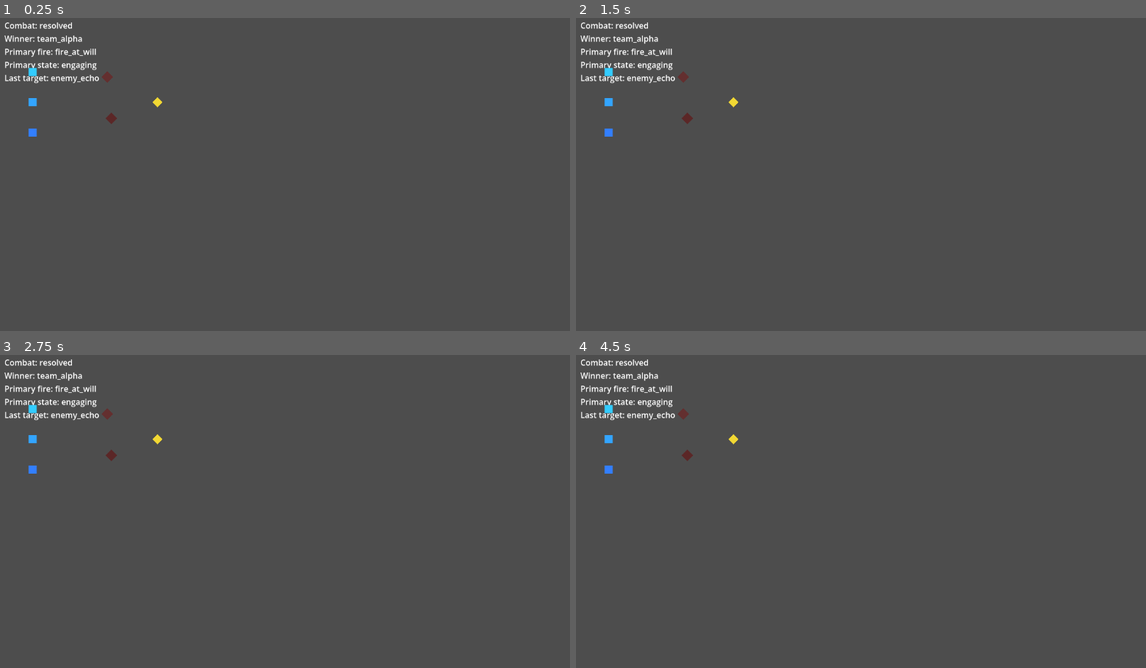
Above: before the commit, frames 1-4 (two rows, left to right).
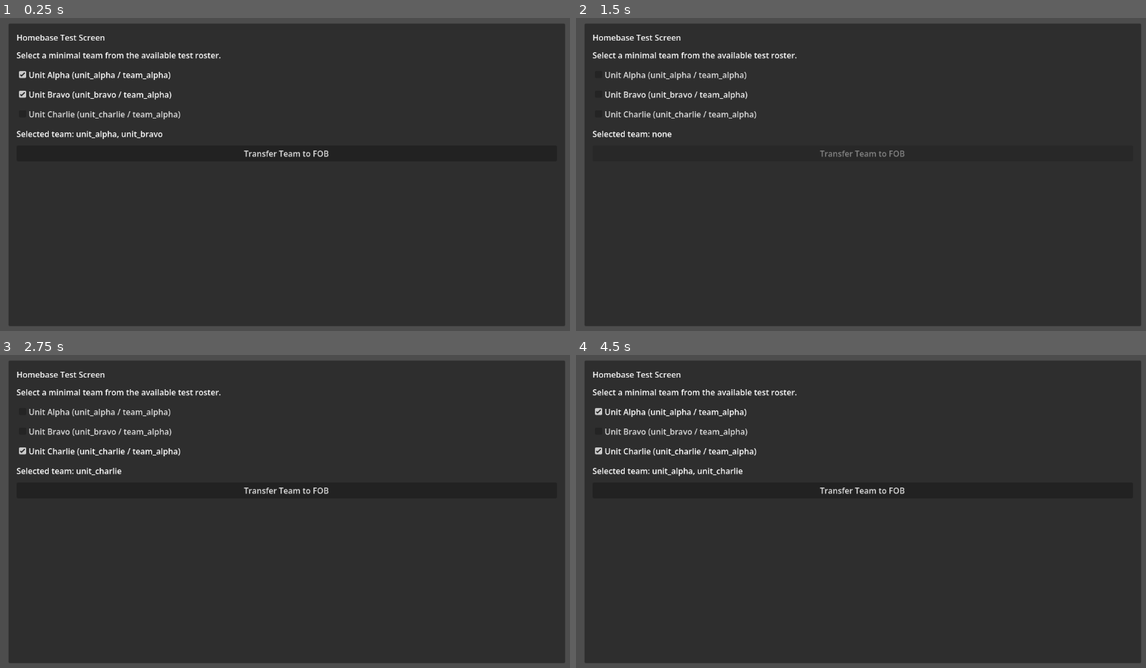
Above: after the commit, the same moments.

Repository: 0klabauta0-jpg/Sternenbuergerchen
Game: Godot game, scene res://scenes/meta/meta_layer_test.tscn
Same seed, same stepped clock (60 frames per second), same inputs: the game is played once before the commit and once after it. Before the commit the project starts from res://scenes/tests/mission_reactivity_test.tscn.
Inputs (mouse positions are in pixels of both pictures, inside the frame that each line leads up to):
- Up to frame 1 (0.25 s): no input
- Up to frame 2 (1.5 s): click (861, 74) at 0.5 s, where only the run after the commit has a clickable "Unit Alpha (unit_alpha / team…"; click (861, 93) at 1.25 s, where only the run after the commit has a clickable "Unit Bravo (unit_bravo / team…"
- Up to frame 3 (2.75 s): click (285, 452) at 2 s, where only the run after the commit has a clickable "Unit Charlie (unit_charlie / …"
- Up to frame 4 (4.5 s): click (861, 489) at 2.75 s, where only the run after the commit has a clickable "Transfer Team to FOB"; click (633, 442) at 3.5 s, where only the run after the commit has a clickable "Back to Homebase"; click (861, 411) at 4.25 s, where only the run after the commit has a clickable "Unit Alpha (unit_alpha / team…"

The runs differ from the first frame. In frame 1, 94% of the frame differs, in the area x 0-100%, y 1-99%; in frame 2, 94%; in frame 3, 94%; in frame 4, 94%.

Commit message:
Add minimal homebase and FOB meta layer

Diff:
--- a/project.godot
+++ b/project.godot
@@ -11,7 +11,7 @@
 [application]
 
 config/name="Sternenbuergerchen"
-run/main_scene="res://scenes/tests/mission_reactivity_test.tscn"
+run/main_scene="res://scenes/meta/meta_layer_test.tscn"
 config/features=PackedStringArray("4.6", "Forward Plus")
 config/icon="res://icon.svg"
 
--- /dev/null
+++ b/scenes/meta/fob_test_screen.tscn
@@ -0,0 +1,62 @@
+[gd_scene load_steps=2 format=3]
+
+[ext_resource type="Script" path="res://scripts/meta/fob_screen.gd" id="1_script"]
+
+[node name="FOBScreen" type="Control"]
+visible = false
+layout_mode = 3
+anchors_preset = 15
+anchor_right = 1.0
+anchor_bottom = 1.0
+grow_horizontal = 2
+grow_vertical = 2
+script = ExtResource("1_script")
+
+[node name="Panel" type="PanelContainer" parent="."]
+layout_mode = 1
+anchors_preset = 15
+anchor_right = 1.0
+anchor_bottom = 1.0
+offset_left = 24.0
+offset_top = 24.0
+offset_right = -24.0
+offset_bottom = -24.0
+grow_horizontal = 2
+grow_vertical = 2
+
+[node name="Margin" type="MarginContainer" parent="Panel"]
+layout_mode = 2
+theme_override_constants/margin_left = 16
+theme_override_constants/margin_top = 16
+theme_override_constants/margin_right = 16
+theme_override_constants/margin_bottom = 16
+
+[node name="VBox" type="VBoxContainer" parent="Panel/Margin"]
+layout_mode = 2
+theme_override_constants/separation = 12
+
+[node name="TitleLabel" type="Label" parent="Panel/Margin/VBox"]
+layout_mode = 2
+text = "FOB Test Screen"
+
+[node name="SubtitleLabel" type="Label" parent="Panel/Margin/VBox"]
+layout_mode = 2
+text = "Review the transferred team and start the existing mission test scene."
+autowrap_mode = 3
+
+[node name="TeamStatusLabel" type="Label" parent="Panel/Margin/VBox"]
+layout_mode = 2
+text = "FOB team: none"
+autowrap_mode = 3
+
+[node name="ButtonRow" type="HBoxContainer" parent="Panel/Margin/VBox"]
+layout_mode = 2
+theme_override_constants/separation = 12
+
+[node name="BackButton" type="Button" parent="Panel/Margin/VBox/ButtonRow"]
+layout_mode = 2
+text = "Back to Homebase"
+
+[node name="StartMissionButton" type="Button" parent="Panel/Margin/VBox/ButtonRow"]
+layout_mode = 2
+text = "Start Mission"
--- /dev/null
+++ b/scenes/meta/homebase_test_screen.tscn
@@ -0,0 +1,57 @@
+[gd_scene load_steps=2 format=3]
+
+[ext_resource type="Script" path="res://scripts/meta/homebase_screen.gd" id="1_script"]
+
+[node name="HomebaseScreen" type="Control"]
+layout_mode = 3
+anchors_preset = 15
+anchor_right = 1.0
+anchor_bottom = 1.0
+grow_horizontal = 2
+grow_vertical = 2
+script = ExtResource("1_script")
+
+[node name="Panel" type="PanelContainer" parent="."]
+layout_mode = 1
+anchors_preset = 15
+anchor_right = 1.0
+anchor_bottom = 1.0
+offset_left = 24.0
+offset_top = 24.0
+offset_right = -24.0
+offset_bottom = -24.0
+grow_horizontal = 2
+grow_vertical = 2
+
+[node name="Margin" type="MarginContainer" parent="Panel"]
+layout_mode = 2
+theme_override_constants/margin_left = 16
+theme_override_constants/margin_top = 16
+theme_override_constants/margin_right = 16
+theme_override_constants/margin_bottom = 16
+
+[node name="VBox" type="VBoxContainer" parent="Panel/Margin"]
+layout_mode = 2
+theme_override_constants/separation = 12
+
+[node name="TitleLabel" type="Label" parent="Panel/Margin/VBox"]
+layout_mode = 2
+text = "Homebase Test Screen"
+
+[node name="SubtitleLabel" type="Label" parent="Panel/Margin/VBox"]
+layout_mode = 2
+text = "Select a minimal team from the available test roster."
+autowrap_mode = 3
+
+[node name="RosterList" type="VBoxContainer" parent="Panel/Margin/VBox"]
+layout_mode = 2
+theme_override_constants/separation = 8
+
+[node name="SelectionStatusLabel" type="Label" parent="Panel/Margin/VBox"]
+layout_mode = 2
+text = "Selected team: none"
+autowrap_mode = 3
+
+[node name="ConfirmButton" type="Button" parent="Panel/Margin/VBox"]
+layout_mode = 2
+text = "Transfer Team to FOB"
--- /dev/null
+++ b/scenes/meta/meta_layer_test.tscn
@@ -0,0 +1,14 @@
+[gd_scene load_steps=4 format=3]
+
+[ext_resource type="Script" path="res://scripts/meta/meta_layer_flow.gd" id="1_flow"]
+[ext_resource type="PackedScene" path="res://scenes/meta/homebase_test_screen.tscn" id="2_homebase"]
+[ext_resource type="PackedScene" path="res://scenes/meta/fob_test_screen.tscn" id="3_fob"]
+
+[node name="MetaLayerTest" type="Node"]
+script = ExtResource("1_flow")
+
+[node name="HomebaseScreen" parent="." instance=ExtResource("2_homebase")]
+
+[node name="FOBScreen" parent="." instance=ExtResource("3_fob")]
+
+[node name="MissionHost" type="Node" parent="."]
--- /dev/null
+++ b/scripts/meta/fob_screen.gd
@@ -0,0 +1,55 @@
+class_name FOBTestScreen
+extends Control
+
+signal back_requested()
+signal mission_start_requested(selected_unit_ids)
+
+var _selected_unit_ids: PackedStringArray = []
+
+
+func _ready() -> void:
+	var back_button: Button = get_node("Panel/Margin/VBox/ButtonRow/BackButton")
+	var start_button: Button = get_node("Panel/Margin/VBox/ButtonRow/StartMissionButton")
+	if not back_button.pressed.is_connected(_on_back_button_pressed):
+		back_button.pressed.connect(_on_back_button_pressed)
+	if not start_button.pressed.is_connected(_on_start_mission_button_pressed):
+		start_button.pressed.connect(_on_start_mission_button_pressed)
+
+	_render_team()
+
+
+func set_team(selected_unit_ids: PackedStringArray) -> void:
+	_selected_unit_ids = selected_unit_ids.duplicate()
+	if is_inside_tree():
+		_render_team()
+
+
+func get_team() -> PackedStringArray:
+	return _selected_unit_ids.duplicate()
+
+
+func request_mission_start() -> void:
+	if _selected_unit_ids.is_empty():
+		return
+
+	mission_start_requested.emit(get_team())
+
+
+func _render_team() -> void:
+	var team_status_label: Label = get_node("Panel/Margin/VBox/TeamStatusLabel")
+	var start_button: Button = get_node("Panel/Margin/VBox/ButtonRow/StartMissionButton")
+	start_button.disabled = _selected_unit_ids.is_empty()
+
+	if _selected_unit_ids.is_empty():
+		team_status_label.text = "FOB team: none\nStatus: waiting for transfer"
+		return
+
+	team_status_label.text = "FOB team: %s\nStatus: ready for mission start" % ", ".join(_selected_unit_ids)
+
+
+func _on_back_button_pressed() -> void:
+	back_requested.emit()
+
+
+func _on_start_mission_button_pressed() -> void:
+	request_mission_start()
--- /dev/null
+++ b/scripts/meta/homebase_screen.gd
@@ -0,0 +1,105 @@
+class_name HomebaseTestScreen
+extends Control
+
+signal selection_changed(selected_unit_ids)
+signal team_confirmed(selected_unit_ids)
+
+var _available_units: Array = []
+var _selected_unit_ids: PackedStringArray = []
+
+
+func _ready() -> void:
+	var confirm_button: Button = get_node("Panel/Margin/VBox/ConfirmButton")
+	if not confirm_button.pressed.is_connected(_on_confirm_button_pressed):
+		confirm_button.pressed.connect(_on_confirm_button_pressed)
+
+	_render_roster()
+
+
+func setup_roster(available_units: Array, selected_unit_ids: PackedStringArray = []) -> void:
+	_available_units = available_units.duplicate(true)
+	_selected_unit_ids = selected_unit_ids.duplicate()
+	if is_inside_tree():
+		_render_roster()
+
+
+func set_selected_unit_ids(selected_unit_ids: PackedStringArray) -> void:
+	_selected_unit_ids = selected_unit_ids.duplicate()
+	if is_inside_tree():
+		_render_roster()
+
+
+func get_selected_unit_ids() -> PackedStringArray:
+	return _selected_unit_ids.duplicate()
+
+
+func confirm_selection() -> void:
+	var selected_unit_ids: PackedStringArray = _collect_selected_unit_ids()
+	if selected_unit_ids.is_empty():
+		return
+
+	_selected_unit_ids = selected_unit_ids
+	team_confirmed.emit(get_selected_unit_ids())
+
+
+func _render_roster() -> void:
+	var roster_list: VBoxContainer = get_node("Panel/Margin/VBox/RosterList")
+	for child in roster_list.get_children():
+		roster_list.remove_child(child)
+		child.queue_free()
+
+	for unit_data in _available_units:
+		var unit_id: String = String(unit_data.get("unit_id", ""))
+		if unit_id.is_empty():
+			continue
+
+		var check_box := CheckBox.new()
+		var display_name: String = String(unit_data.get("display_name", unit_id))
+		var team_id: String = String(unit_data.get("team_id", ""))
+		check_box.text = "%s (%s / %s)" % [display_name, unit_id, team_id]
+		check_box.button_pressed = _selected_unit_ids.has(unit_id)
+		check_box.toggled.connect(_on_unit_toggled.bind(unit_id))
+		roster_list.add_child(check_box)
+
+	_update_selection_status()
+
+
+func _collect_selected_unit_ids() -> PackedStringArray:
+	var roster_list: VBoxContainer = get_node("Panel/Margin/VBox/RosterList")
+	var selected_unit_ids: PackedStringArray = []
+	var roster_index: int = 0
+
+	for child in roster_list.get_children():
+		if roster_index >= _available_units.size():
+			break
+
+		if child is CheckBox and child.button_pressed:
+			var unit_data: Dictionary = _available_units[roster_index]
+			selected_unit_ids.append(String(unit_data.get("unit_id", "")))
+
+		roster_index += 1
+
+	return selected_unit_ids
+
+
+func _update_selection_status() -> void:
+	var confirm_button: Button = get_node("Panel/Margin/VBox/ConfirmButton")
+	var selection_status_label: Label = get_node("Panel/Margin/VBox/SelectionStatusLabel")
+	var selected_unit_ids: PackedStringArray = _collect_selected_unit_ids()
+	confirm_button.disabled = selected_unit_ids.is_empty()
+
+	if selected_unit_ids.is_empty():
+		selection_status_label.text = "Selected team: none"
+		return
+
+	selection_status_label.text = "Selected team: %s" % ", ".join(selected_unit_ids)
+
+
+func _on_unit_toggled(_pressed: bool, _unit_id: String) -> void:
+	_selected_unit_ids = _collect_selected_unit_ids()
+	_update_selection_status()
+	selection_changed.emit(get_selected_unit_ids())
+
+
+func _on_confirm_button_pressed() -> void:
+	confirm_selection()
--- /dev/null
+++ b/scripts/meta/meta_layer_flow.gd
@@ -0,0 +1,159 @@
+extends Node
+
+const MISSION_TEST_SCENE: PackedScene = preload("res://scenes/tests/mission_reactivity_test.tscn")
+const AVAILABLE_TEAM_UNITS: Array = [
+	{
+		"unit_id": "unit_alpha",
+		"display_name": "Unit Alpha",
+		"team_id": "team_alpha",
+	},
+	{
+		"unit_id": "unit_bravo",
+		"display_name": "Unit Bravo",
+		"team_id": "team_alpha",
+	},
+	{
+		"unit_id": "unit_charlie",
+		"display_name": "Unit Charlie",
+		"team_id": "team_alpha",
+	},
+]
+const FRIENDLY_NODE_NAMES_BY_ID: Dictionary = {
+	"unit_alpha": "UnitAlpha",
+	"unit_bravo": "UnitBravo",
+	"unit_charlie": "UnitCharlie",
+}
+
+var _selected_unit_ids: PackedStringArray = ["unit_alpha", "unit_bravo"]
+var _active_mission = null
+
+
+func _ready() -> void:
+	var homebase_screen = _get_homebase_screen()
+	var fob_screen = _get_fob_screen()
+	if homebase_screen == null or fob_screen == null:
+		push_warning("MetaLayerFlow requires HomebaseScreen and FOBScreen children.")
+		return
+
+	if not homebase_screen.team_confirmed.is_connected(_on_homebase_team_confirmed):
+		homebase_screen.team_confirmed.connect(_on_homebase_team_confirmed)
+
+	if not fob_screen.back_requested.is_connected(_on_fob_back_requested):
+		fob_screen.back_requested.connect(_on_fob_back_requested)
+
+	if not fob_screen.mission_start_requested.is_connected(_on_fob_mission_start_requested):
+		fob_screen.mission_start_requested.connect(_on_fob_mission_start_requested)
+
+	homebase_screen.setup_roster(AVAILABLE_TEAM_UNITS, _selected_unit_ids)
+	fob_screen.set_team(_selected_unit_ids)
+	_show_homebase()
+
+
+func get_selected_unit_ids() -> PackedStringArray:
+	return _selected_unit_ids.duplicate()
+
+
+func get_active_mission():
+	return _active_mission
+
+
+func _on_homebase_team_confirmed(selected_unit_ids: PackedStringArray) -> void:
+	_selected_unit_ids = selected_unit_ids.duplicate()
+	_get_fob_screen().set_team(_selected_unit_ids)
+	_show_fob()
+
+
+func _on_fob_back_requested() -> void:
+	_show_homebase()
+
+
+func _on_fob_mission_start_requested(selected_unit_ids: PackedStringArray) -> void:
+	_selected_unit_ids = selected_unit_ids.duplicate()
+	_start_mission()
+
+
+func _start_mission() -> void:
+	var mission_host = _get_mission_host()
+	if mission_host == null:
+		push_warning("MetaLayerFlow requires a MissionHost child.")
+		return
+
+	if _active_mission != null:
+		_active_mission.queue_free()
+		_active_mission = null
+
+	var mission_instance = MISSION_TEST_SCENE.instantiate()
+	_configure_mission_instance(mission_instance, _selected_unit_ids)
+	mission_host.add_child(mission_instance)
+	_active_mission = mission_instance
+	_show_mission()
+
+
+func _configure_mission_instance(mission_instance: Node, selected_unit_ids: PackedStringArray) -> void:
+	if selected_unit_ids.is_empty():
+		return
+
+	var mission_setup = mission_instance.get_node_or_null("MissionSetup")
+	if mission_setup != null:
+		mission_setup.set("selected_team_unit_ids", selected_unit_ids)
+
+	var command_flow_driver = mission_instance.get_node_or_null("CommandFlowDriver")
+	if command_flow_driver != null:
+		command_flow_driver.set("unit_id", String(selected_unit_ids[0]))
+
+	var combat_driver = mission_instance.get_node_or_null("CombatLoopDriver")
+	if combat_driver != null:
+		combat_driver.set("friendly_unit_paths", _build_selected_friendly_paths(selected_unit_ids))
+
+
+func _build_selected_friendly_paths(selected_unit_ids: PackedStringArray) -> Array[NodePath]:
+	var selected_paths: Array[NodePath] = []
+	for unit_id in selected_unit_ids:
+		var node_name: String = String(FRIENDLY_NODE_NAMES_BY_ID.get(unit_id, ""))
+		if node_name.is_empty():
+			continue
+
+		selected_paths.append(NodePath("../%s" % node_name))
+
+	return selected_paths
+
+
+func _show_homebase() -> void:
+	var homebase_screen = _get_homebase_screen()
+	var fob_screen = _get_fob_screen()
+	if homebase_screen != null:
+		homebase_screen.visible = true
+		homebase_screen.set_selected_unit_ids(_selected_unit_ids)
+	if fob_screen != null:
+		fob_screen.visible = false
+
+
+func _show_fob() -> void:
+	var homebase_screen = _get_homebase_screen()
+	var fob_screen = _get_fob_screen()
+	if homebase_screen != null:
+		homebase_screen.visible = false
+	if fob_screen != null:
+		fob_screen.visible = true
+		fob_screen.set_team(_selected_unit_ids)
+
+
+func _show_mission() -> void:
+	var homebase_screen = _get_homebase_screen()
+	var fob_screen = _get_fob_screen()
+	if homebase_screen != null:
+		homebase_screen.visible = false
+	if fob_screen != null:
+		fob_screen.visible = false
+
+
+func _get_homebase_screen():
+	return get_node_or_null("HomebaseScreen")
+
+
+func _get_fob_screen():
+	return get_node_or_null("FOBScreen")
+
+
+func _get_mission_host():
+	return get_node_or_null("MissionHost")
--- a/scripts/tests/mission_test_setup.gd
+++ b/scripts/tests/mission_test_setup.gd
@@ -5,6 +5,7 @@
 @export var unit_registry_path: NodePath
 @export var ftl_registry_path: NodePath
 @export var unit_paths: Array[NodePath] = []
+@export var selected_team_unit_ids: PackedStringArray = []
 
 var _is_initialized: bool = false
 
@@ -27,10 +28,19 @@
 			continue
 
 		var unit_id: String = String(unit.call("get_unit_id"))
-		unit_registry.call("register_unit", unit_id, unit)
 		var unit_team_id: String = ""
 		if unit.has_method("get_team_id"):
 			unit_team_id = String(unit.call("get_team_id"))
+
+		if unit_team_id == team_id and not _is_selected_friendly_unit(unit_id):
+			if unit is CanvasItem:
+				unit.visible = false
+			continue
+
+		if unit is CanvasItem:
+			unit.visible = true
+
+		unit_registry.call("register_unit", unit_id, unit)
 
 		if unit_team_id == team_id:
 			runtime_leader.call("add_unit_member", unit)
@@ -43,3 +53,10 @@
 
 	ftl_registry.call("register_ftl", team_id, runtime_leader)
 	_is_initialized = true
+
+
+func _is_selected_friendly_unit(unit_id: String) -> bool:
+	if selected_team_unit_ids.is_empty():
+		return true
+
+	return selected_team_unit_ids.has(unit_id)
Not shown, changed: docs/IMPLEMENTATION_STATUS.md
